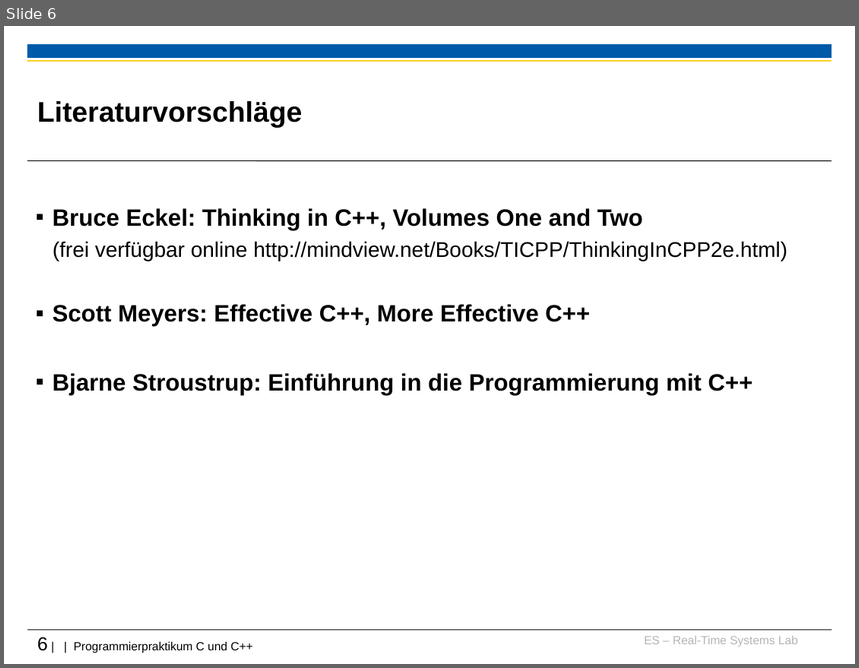
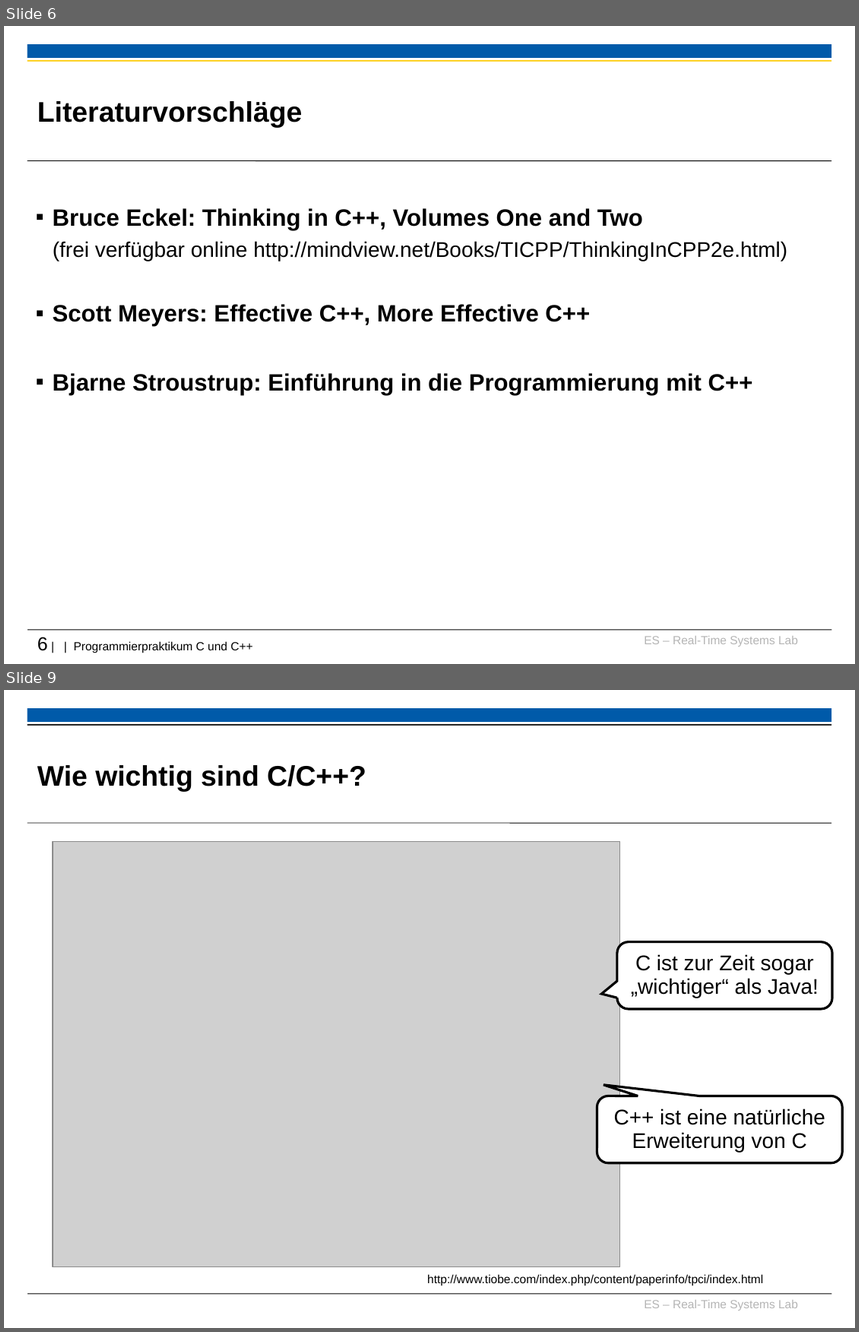
Before and after one commit to h82k/tud-cppp, a slide deck: Vorlesung/0 Organisatorisches_F6.ppt. Shown one above the other, each under a label of ours: slide 6 before the commit, slides 6 and 9 after it; the slides between them are not shown. The pictures are 859x668 and 859x1332 pixels, drawn with LibreOffice and Linux fonts; fonts in the diff are those of the drawing; grey boxes stand for pictures; background and template pictures are left out. Boxes give left, top, right and bottom in pixels: in the first picture for what was removed or moved away, otherwise in the second. Text is boxed around its words. In the diff, an @@ line names an element or a change of style, - is before the commit and + after.

```diff
--- a/Vorlesung/0 Organisatorisches_F6.ppt
+++ b/Vorlesung/0 Organisatorisches_F6.ppt
@@ slide 9 added at bbox=[4, 690, 855, 1328], background #FFFFFF; not listed: 3 template elements that a slide beside it also shows @@
@@ rectangle added at bbox=[27, 724, 832, 726], fill #000000 @@
@@ title added at bbox=[37, 765, 367, 791], 24 pt, text #000000, bold @@
+Wie wichtig sind C/C++?
@@ line added from (27, 823) to (832, 823), #000000 0.6 pt @@
@@ picture added at bbox=[53, 841, 620, 1267] @@
@@ rounded speech box added at bbox=[617, 942, 832, 1009], fill #FFFFFF, outline #000000 2.01 pt, 18 pt, text #000000 @@
+C ist zur Zeit sogar „wichtiger“ als Java!
@@ rounded speech box added at bbox=[598, 1096, 842, 1163], fill #FFFFFF, outline #000000 2.01 pt, 18 pt, text #000000 @@
+C++ ist eine natürliche Erweiterung von C
@@ text added at bbox=[427, 1274, 763, 1286], 10 pt, text #000000 @@
+http://www.tiobe.com/index.php/content/paperinfo/tpci/index.html
```
Also in this commit, not shown: 3 slides changed, 2 other slides added, 4 other files.
